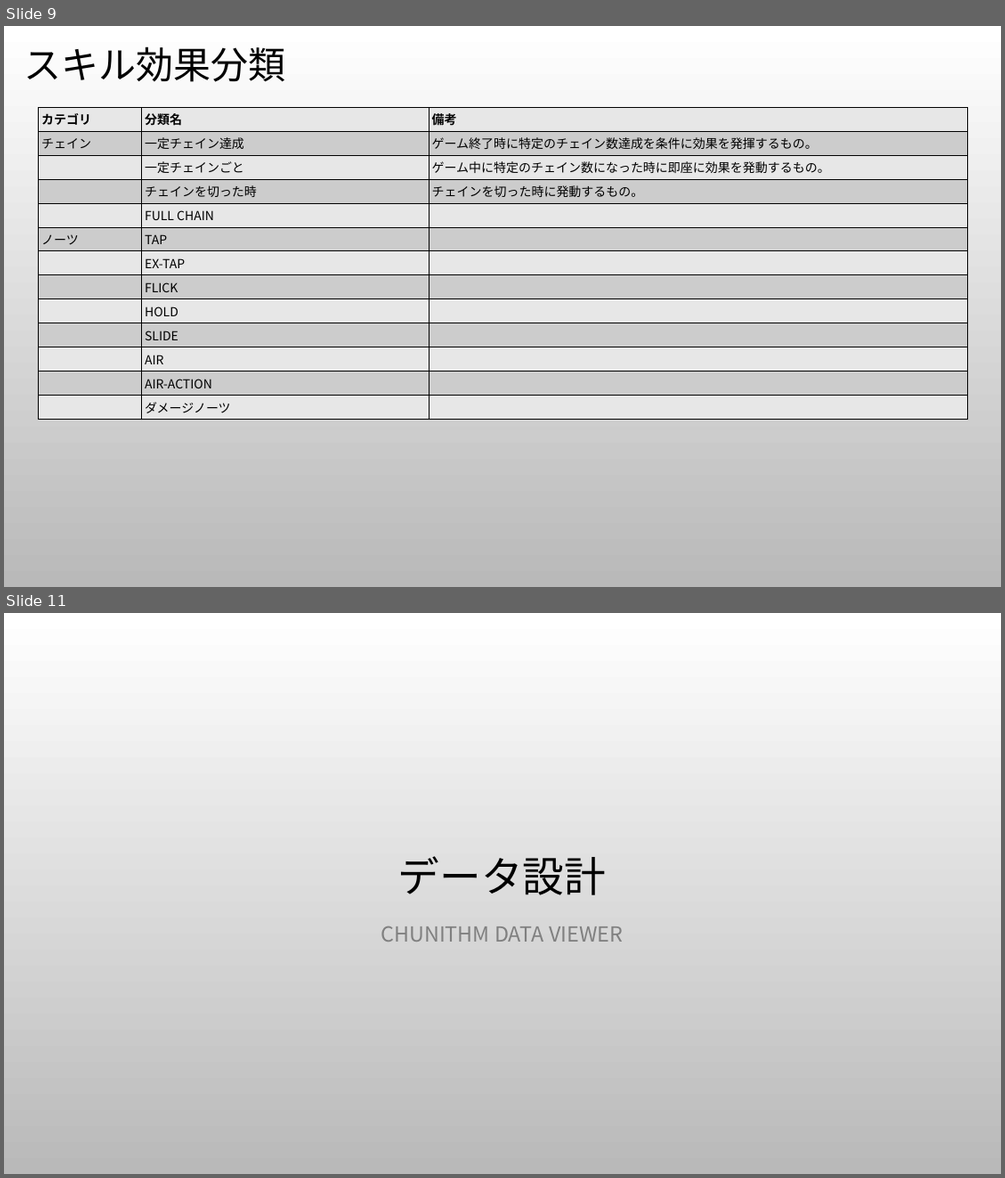
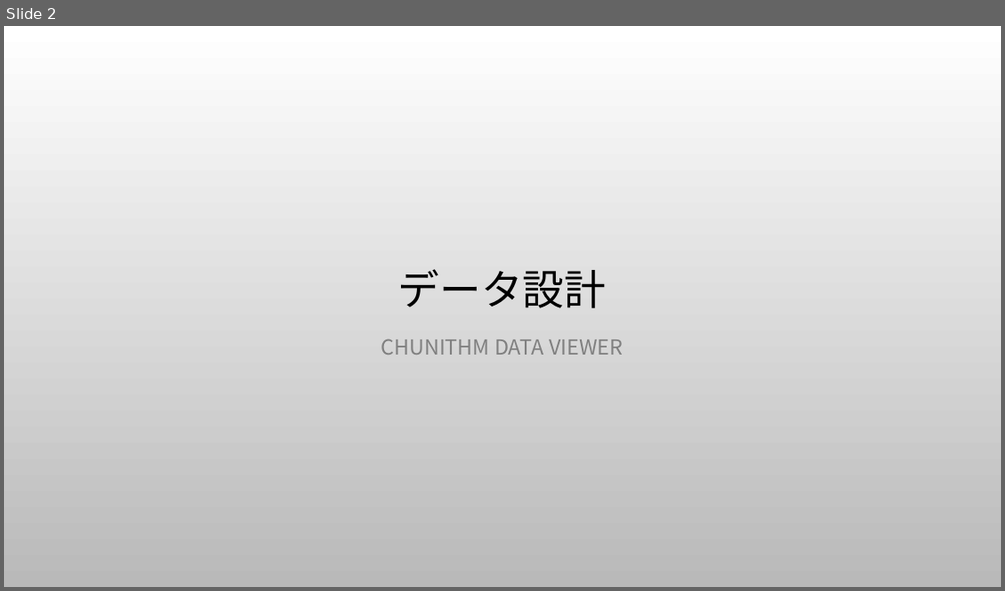
Before and after one commit to BARANCE/ChunithmDataViewer, a slide deck: doc/spec/specifications.pptx. Shown one above the other, each under a label of ours: slides 9 and 11 before the commit, slide 2 after it; the slides between them are not shown. The pictures are 1005x1178 and 1005x591 pixels, drawn with LibreOffice and Linux fonts; fonts in the diff are those of the drawing; background and template pictures are left out. Boxes give left, top, right and bottom in pixels: in the first picture for what was removed or moved away, otherwise in the second. Text is boxed around its words. In the diff, an @@ line names an element or a change of style, - is before the commit and + after.

```diff
--- a/doc/spec/specifications.pptx
+++ b/doc/spec/specifications.pptx
@@ slide 9 removed at <box>4,26,1001,587</box>, background picture (left out) @@
@@ title removed at <box>24,46,285,82</box> @@
-スキル効果分類
@@ table removed at <box>39,108,967,417</box>, 13 rows, 3 columns @@
-カテゴリ | 分類名 | 備考
-チェイン | 一定チェイン達成 | ゲーム終了時に特定のチェイン数達成を条件に効果を発揮するもの。
- | 一定チェインごと | ゲーム中に特定のチェイン数になった時に即座に効果を発動するもの。
- | チェインを切った時 | チェインを切った時に発動するもの。
- | FULL CHAIN | 
-ノーツ | TAP | 
- | EX-TAP | 
- | FLICK | 
- | HOLD | 
- | SLIDE | 
- | AIR | 
- | AIR-ACTION | 
- | ダメージノーツ | 
@@ what was slide 11 is now slide 2 @@
```
Also in this commit, not shown: 1 slide changed, 8 other slides removed, 1 other file.
